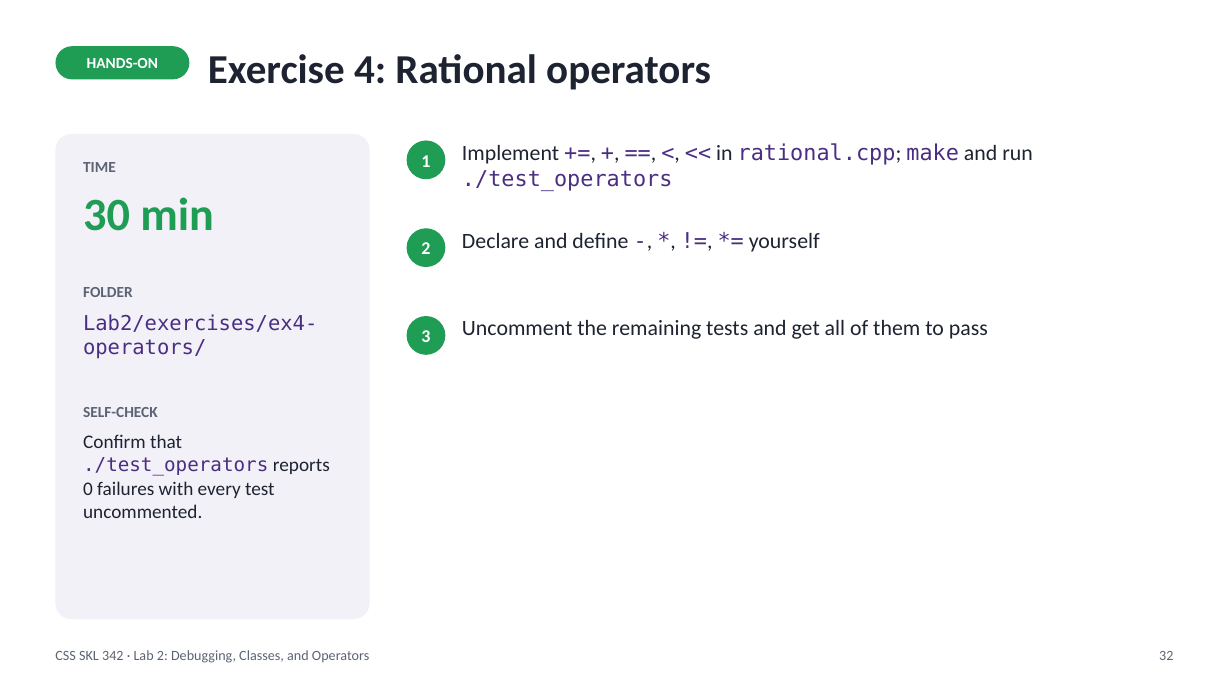
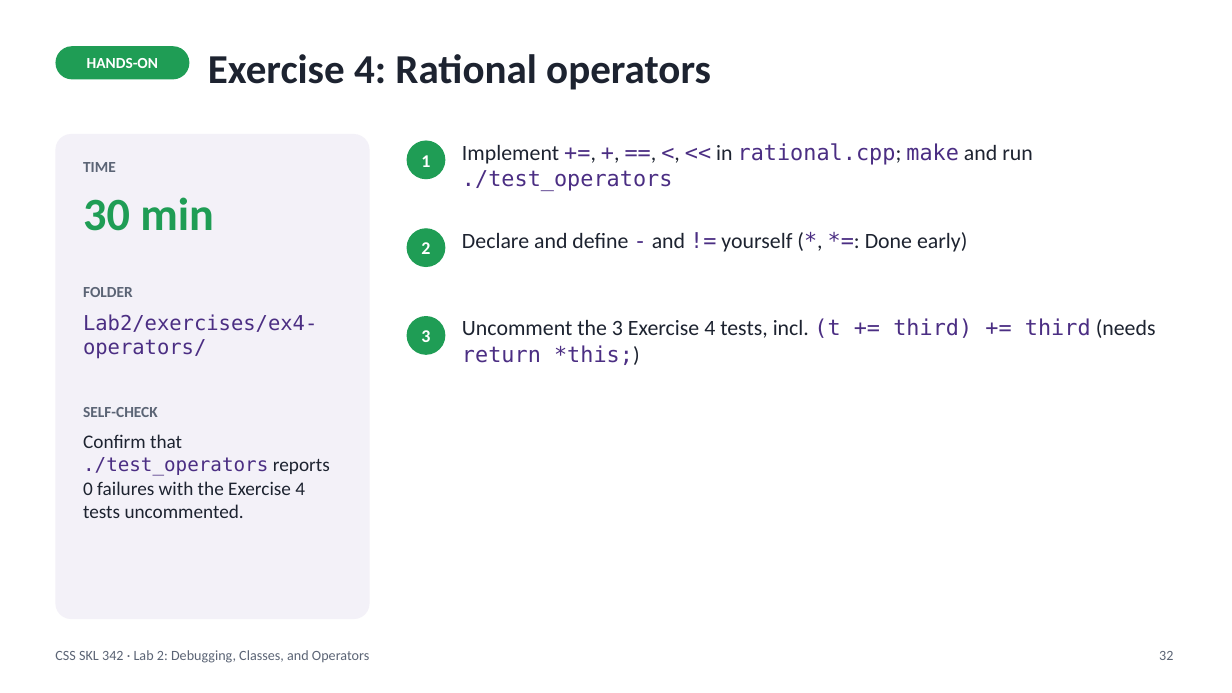
Before and after one commit to myuwbclasses/CSSSKL-342, a slide deck: slide 32 of Lab2/Lab2-Slides.pptx. Drawn at 1232x693 pixels with LibreOffice and Linux fonts; fonts in the diff are those of the drawing. Boxes give left, top, right and bottom in pixels: in the first picture for what was removed or moved away, otherwise in the second. Text is boxed around its words. In the diff, an @@ line names an element or a change of style, - is before the commit and + after.

```diff
--- a/Lab2/Lab2-Slides.pptx
+++ b/Lab2/Lab2-Slides.pptx
@@ text at [462,232,967,252]: text changed @@
-Declare and define -, *, !=, *= yourself
+Declare and define - and != yourself (*, *=: Done early)
@@ text at [462,318,1156,365]: text changed @@
-Uncomment the remaining tests and get all of them to pass
+Uncomment the 3 Exercise 4 tests, incl. (t += third) += third (needs return *this;)
@@ text at [83,434,330,518]: text changed @@
-Confirm that ./test_operators reports 0 failures with every test uncommented.
+Confirm that ./test_operators reports 0 failures with the Exercise 4 tests uncommented.
```
Also in this commit, not shown: 15 other slides changed, 4 slides added, 3 slides removed, 47 other files.
